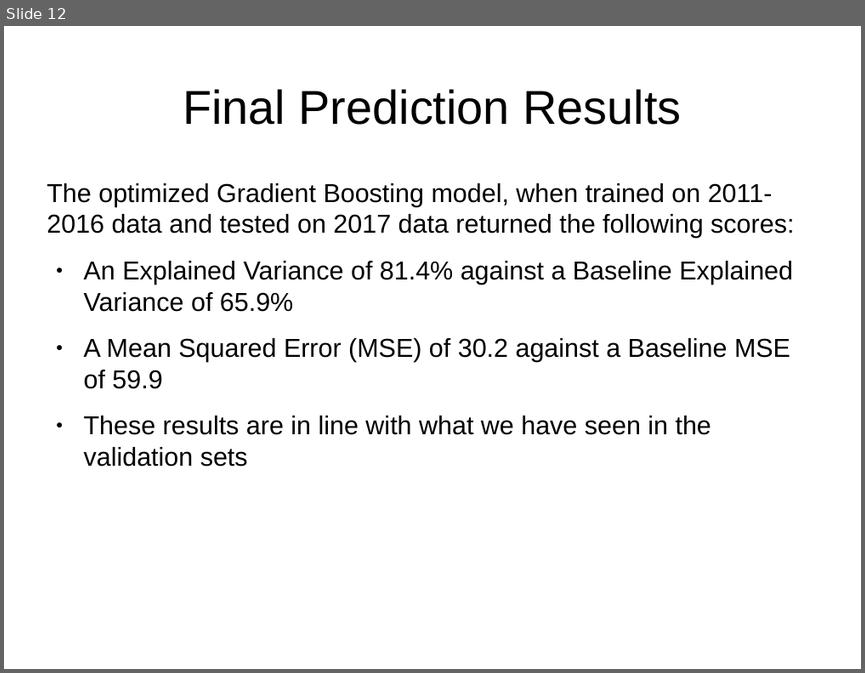
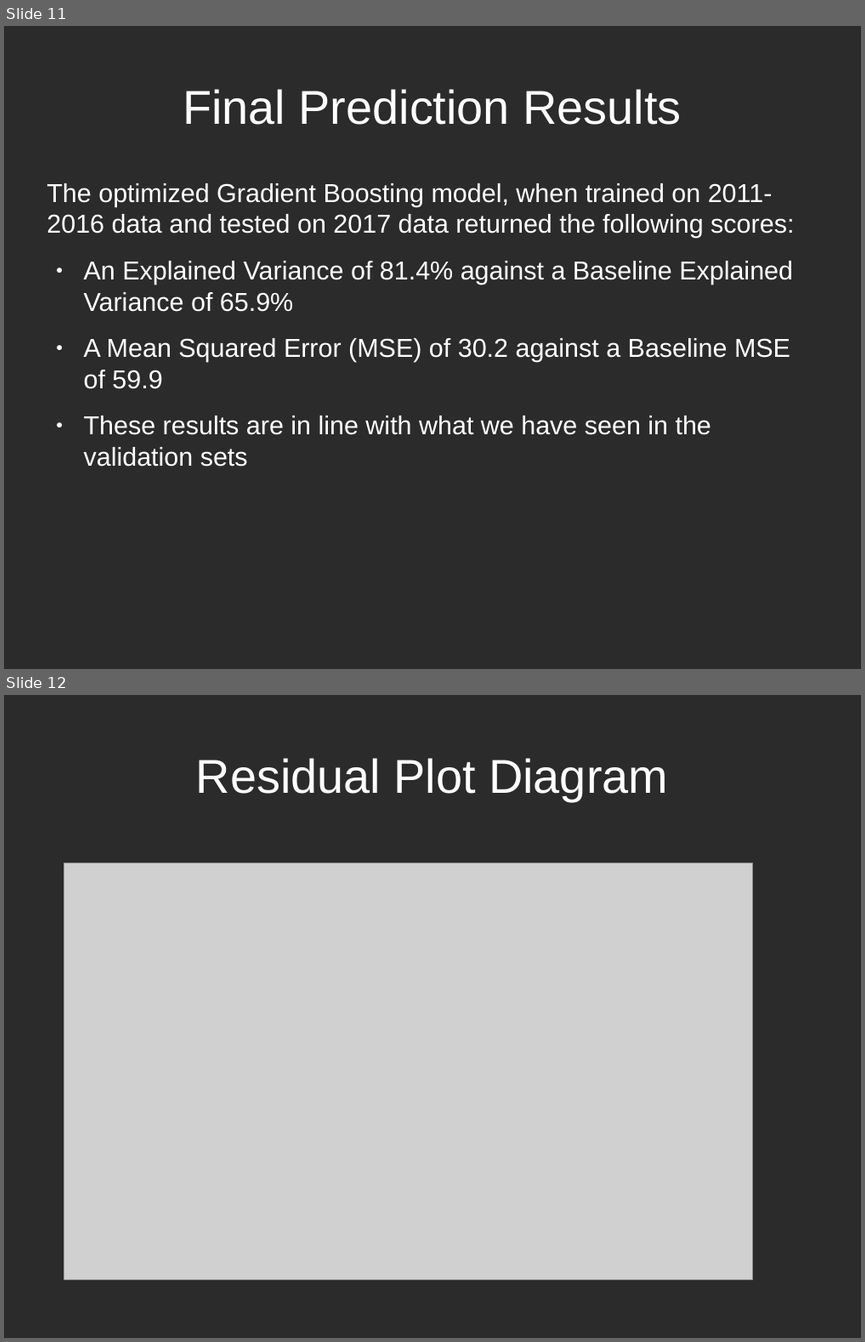
Before and after one commit to prantik-ghosh/bowling_performance_predictor_in_test_cricket, a slide deck: prantik_presentation_outline.odp. Shown one above the other, each under a label of ours: slide 12 before the commit, slides 11 and 12 after it. The pictures are 865x673 and 865x1342 pixels, drawn with LibreOffice and Linux fonts; fonts in the diff are those of the drawing; grey boxes stand for pictures; background and template pictures are left out; a plain dark background stands for a picture behind light text. Boxes give left, top, right and bottom in pixels: in the first picture for what was removed or moved away, otherwise in the second. Text is boxed around its words. In the diff, an @@ line names an element or a change of style, - is before the commit and + after.

Commit message:
slides modified/dropped, images added

```diff
--- a/prantik_presentation_outline.odp
+++ b/prantik_presentation_outline.odp
@@ slide 12 added at box(4, 695, 861, 1338), background picture (left out) @@
@@ title added at box(196, 758, 668, 801), 44 pt, text #FFFFFF @@
+Residual Plot Diagram
@@ picture added at box(64, 863, 752, 1279) @@
@@ what was slide 12 is now slide 11 @@
@@ slide 11 changed as well @@
@@ background #FFFFFF to picture (left out) @@
@@ title "Final Prediction Results" at box(182, 89, 681, 125): text colour #000000 to #FFFFFF @@
@@ text "The optimized Gradient Boosting model, ..." at box(46, 183, 794, 466): text colour #000000 to #FFFFFF; bullet colour #000000 to #FFFFFF @@
```
Also in this commit, not shown: 11 other slides changed, 1 other slide added, 3 slides removed, 3 other files.
